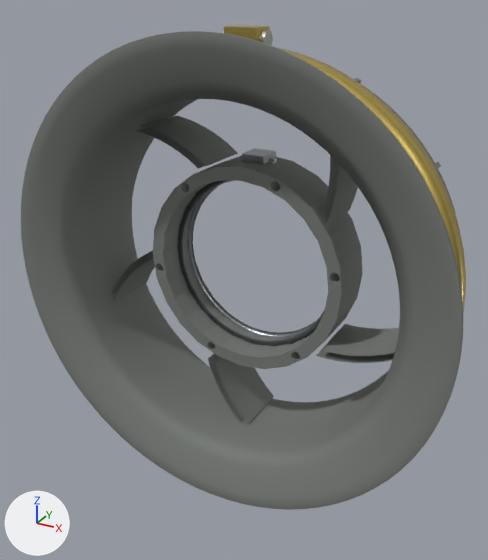
The glTF model porsche-911sc-engine/parts/fan-housing.glb, before and after one commit.
One viewpoint serves both versions: a camera (50 mm lens) standing at (203.0, -617.0, 432.0) and looking at (0.0, -247.0, 248.0). The axes (+X, +Y, +Z) are drawn at lower left. The lights are the same throughout. The first picture is the older version. Where no turn or scale is listed for an object, it has been applied to the vertices. Vertices at exactly the same position are counted once.

The first picture shows 'fan-housing:magCast', 'fan-housing:steel', 'fan-housing:yellowZinc', 'fan-housing:zincPlate'.
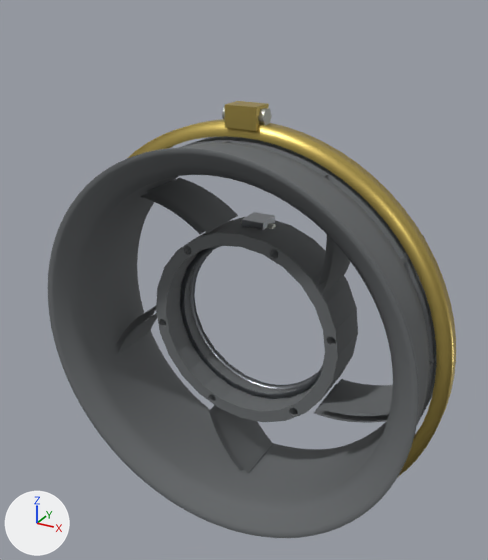
Changed parts and their boxes [x1, y1, x2, y2] in the pictures (488 x 560 px; the box of a moved part takes in the faces that stretch with it):
'fan-housing:magCast', reshaped, moved, rescaled (12% narrower, 16% shorter)
    before: [21, 31, 463, 510]
    after: [48, 136, 437, 538]
'fan-housing:yellowZinc', moved (mostly hidden before)
    before: [224, 25, 466, 312]
    after: [128, 101, 456, 478]
'fan-housing:steel', moved
    before: [177, 148, 325, 346]
    after: [180, 212, 322, 399]
'fan-housing:zincPlate', moved
    before: [222, 26, 277, 164]
    after: [222, 103, 276, 229]
part 1 of me_mesh_0, moved or reshaped
    before: [434, 161, 441, 170]
    after: [400, 236, 425, 264]
part 2 of me_mesh_0, moved or reshaped
    before: [354, 78, 362, 83]
    after: [320, 170, 332, 178]
part 3 of me_mesh_0, moved or reshaped
    before: [322, 324, 399, 356]
    after: [319, 379, 393, 416]
part 4 of me_mesh_0, moved or reshaped
    before: [316, 336, 394, 363]
    after: [314, 384, 389, 423]
part 5 of me_mesh_0, moved or reshaped
    before: [319, 155, 338, 220]
    after: [316, 235, 334, 288]
part 6 of me_mesh_0, moved or reshaped
    before: [324, 163, 358, 229]
    after: [321, 242, 350, 296]
part 7 of me_mesh_0, moved or reshaped
    before: [137, 128, 205, 169]
    after: [140, 193, 205, 234]
part 8 of me_mesh_0, moved or reshaped
    before: [142, 116, 238, 166]
    after: [146, 178, 238, 233]
part 9 of me_mesh_0, moved or reshaped
    before: [113, 258, 155, 303]
    after: [118, 313, 157, 354]
part 10 of me_mesh_0, moved or reshaped
    before: [111, 250, 153, 295]
    after: [115, 306, 156, 347]
part 11 of me_mesh_0, moved or reshaped
    before: [215, 358, 274, 424]
    after: [216, 409, 273, 473]
part 12 of me_mesh_0, moved or reshaped
    before: [208, 354, 244, 422]
    after: [209, 406, 244, 471]
part 13 of me_mesh_0, moved or reshaped
    before: [153, 156, 363, 369]
    after: [156, 217, 358, 422]
part 14 of me_mesh_0, moved or reshaped
    before: [21, 31, 463, 510]
    after: [48, 136, 437, 538]

What the commit changed:
me_mesh_0 is used by ob_fan_housing_magcast; parent ob_fan_housing; location (0.0, -252.0, 255.0); scale (154.0, 154.0, 154.0).
me_mesh_0 had 3170 vertices, 6136 faces and spanned x -1.0..1.0, y -0.29..0.29, z -1.0..1.0.
me_mesh_0 now has 3170 vertices, 6136 faces and spans x -1.0..1.0, y -0.32..0.32, z -1.0..1.0.
me_mesh_0 part 1: the loose piece of 8 vertices spanning x 0.7..0.74, y -0.03..0.29, z 0.48..0.51 is scaled about its middle by 1.13, then moved by (0.06, 0.02, 0.04).
me_mesh_0 part 2: the loose piece of 8 vertices spanning x 0.36..0.39, y -0.03..0.29, z 0.77..0.81 is scaled about its middle by (1.14, 1.13, 1.13), then moved by (0.03, 0.02, 0.07).
me_mesh_0 part 3: the loose piece of 21 vertices spanning x 0.41..0.73, y -0.04..0.23, z -0.25..-0.17 is scaled about the mesh origin by 1.13.
me_mesh_0 part 4: the loose piece of 21 vertices spanning x 0.38..0.72, y -0.04..0.23, z -0.29..-0.21 is scaled about the mesh origin by 1.13.
me_mesh_0 part 5: the loose piece of 21 vertices spanning x 0.37..0.41, y -0.04..0.23, z 0.31..0.64 is scaled about the mesh origin by 1.13.
me_mesh_0 part 6: the loose piece of 21 vertices spanning x 0.39..0.44, y -0.04..0.23, z 0.28..0.62 is scaled about the mesh origin by 1.13.
me_mesh_0 part 7: the loose piece of 21 vertices spanning x -0.49..-0.18, y -0.04..0.23, z 0.45..0.57 is scaled about the mesh origin by 1.13.
me_mesh_0 part 8: the loose piece of 21 vertices spanning x -0.46..-0.14, y -0.04..0.23, z 0.46..0.6 is scaled about the mesh origin by 1.13.
me_mesh_0 part 9: the loose piece of 21 vertices spanning x -0.7..-0.48, y -0.04..0.23, z -0.29..-0.03 is scaled about the mesh origin by 1.13.
me_mesh_0 part 10: the loose piece of 21 vertices spanning x -0.71..-0.48, y -0.04..0.23, z -0.25..0.01 is scaled about the mesh origin by 1.13.
me_mesh_0 part 11: the loose piece of 21 vertices spanning x -0.12..0.06, y -0.04..0.23, z -0.75..-0.47 is scaled about the mesh origin by 1.13.
me_mesh_0 part 12: the loose piece of 21 vertices spanning x -0.16..0.02, y -0.04..0.23, z -0.75..-0.45 is scaled about the mesh origin by 1.13.
me_mesh_0 part 13: the loose piece of 384 vertices spanning x -0.47..0.47, y 0.0..0.25, z -0.47..0.47 is scaled about the mesh origin by 1.13.
me_mesh_0 part 14: 2480 of 3170 vertices moved; they spanned x -1.0..1.0, y -0.29..0.29, z -1.0..1.0 and now span x -1.0..1.0, y -0.32..0.32, z -1.0..1.0; mean shift (0.0, 0.0, 0.0); largest move (0.23, 0.22, -0.72) -> (0.27, 0.25, -0.82).
Other edits to the shape of me_mesh_0 do not show in these pictures.
Object 'fan-housing:magCast' (ob_fan_housing_magcast) moves from (0.0, -252.0, 255.0) to (0.0, -252.0, 210.3).
Object 'fan-housing:magCast' (ob_fan_housing_magcast) is rescaled from (154.0, 154.0, 154.0) to (136.0, 136.0, 136.0).
Object 'fan-housing:steel' (ob_fan_housing_steel) moves from (0.0, -227.0, 261.4) to (0.0, -227.0, 216.7).
Object 'fan-housing:zincPlate' (ob_fan_housing_zincplate) moves from (0.0, -237.4, 365.4) to (0.0, -237.4, 320.7).
Object 'fan-housing:yellowZinc' (ob_fan_housing_yellowzinc) moves from (0.0, -244.0, 260.2) to (0.0, -244.0, 215.6).
